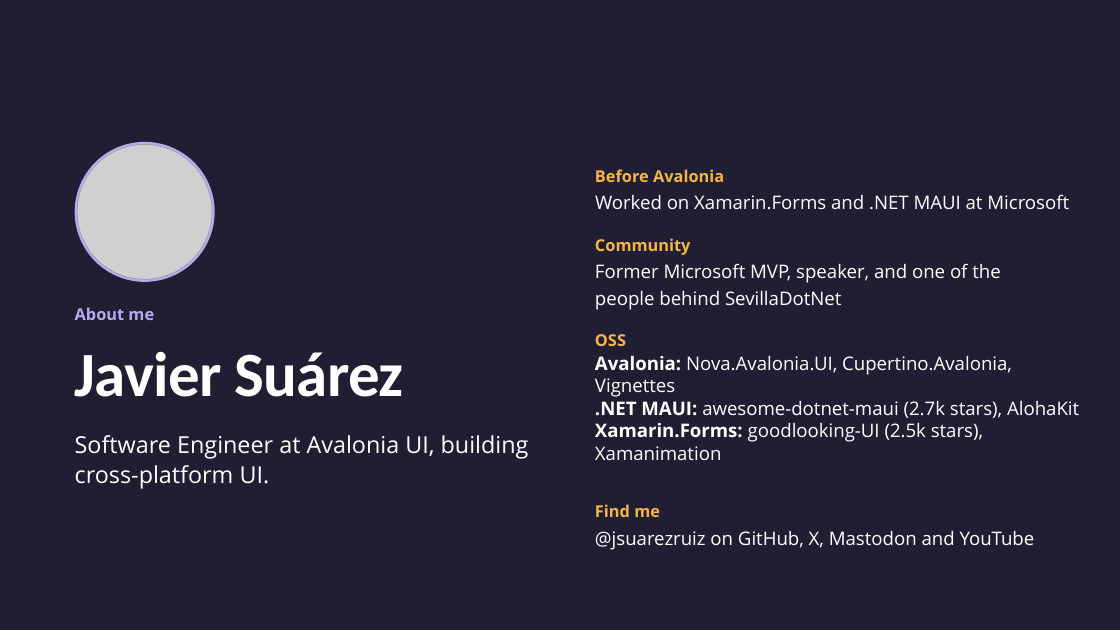
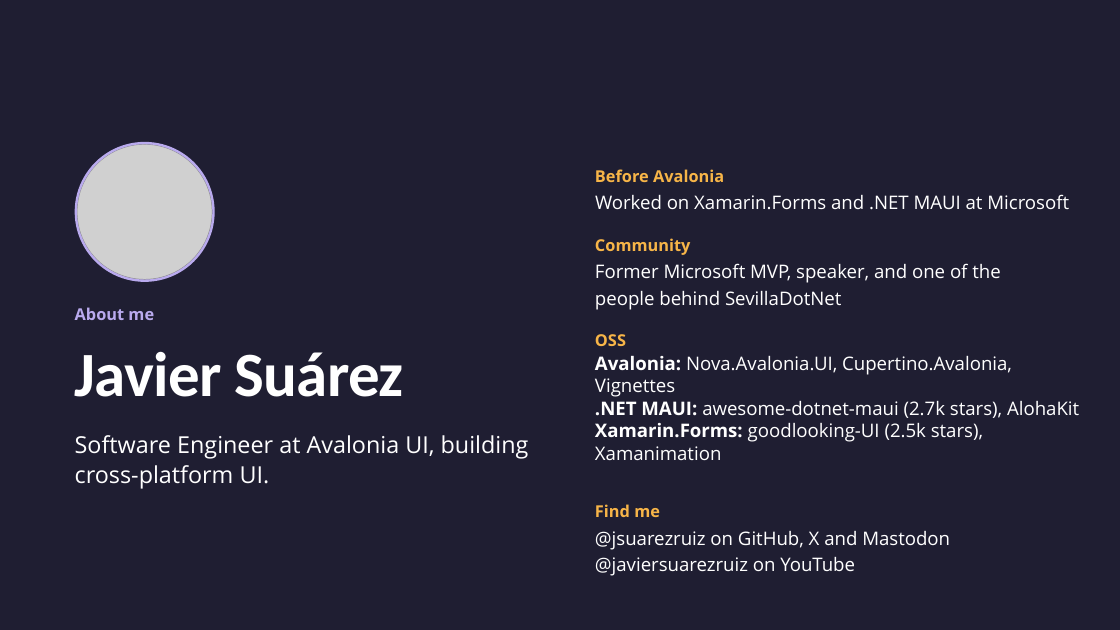
Before and after one commit to jsuarezruiz/dotnetconf2026-avalonia-foldables, a slide deck: slide 2 of Building Dual-Screen Experiences with Avalonia.pptx. Drawn at 1120x630 pixels with LibreOffice and Linux fonts; fonts in the diff are those of the drawing; grey boxes stand for pictures. Boxes give left, top, right and bottom in pixels: in the first picture for what was removed or moved away, otherwise in the second. Text is boxed around its words. In the diff, an @@ line names an element or a change of style, - is before the commit and + after.

```diff
--- a/Building Dual-Screen Experiences with Avalonia.pptx
+++ b/Building Dual-Screen Experiences with Avalonia.pptx
@@ text at <box>595,531,950,576</box>: text changed @@
-@jsuarezruiz on GitHub, X, Mastodon and YouTube
+@jsuarezruiz on GitHub, X and Mastodon
+@javiersuarezruiz on YouTube
```
Also in this commit, not shown: 8 other slides changed, 2 other files.
